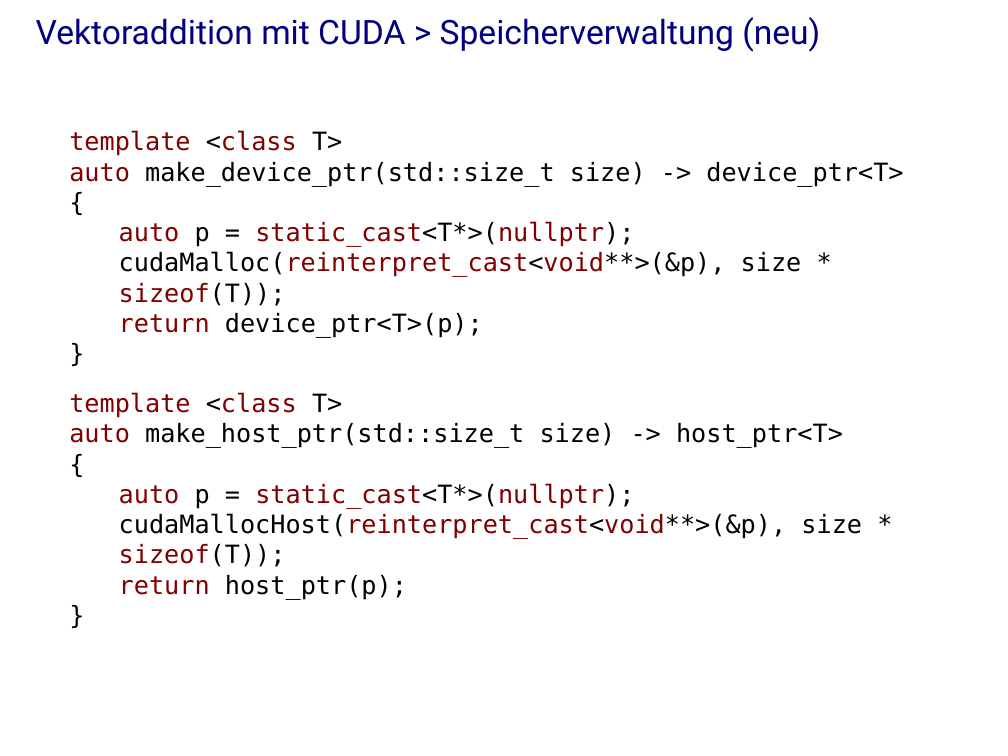
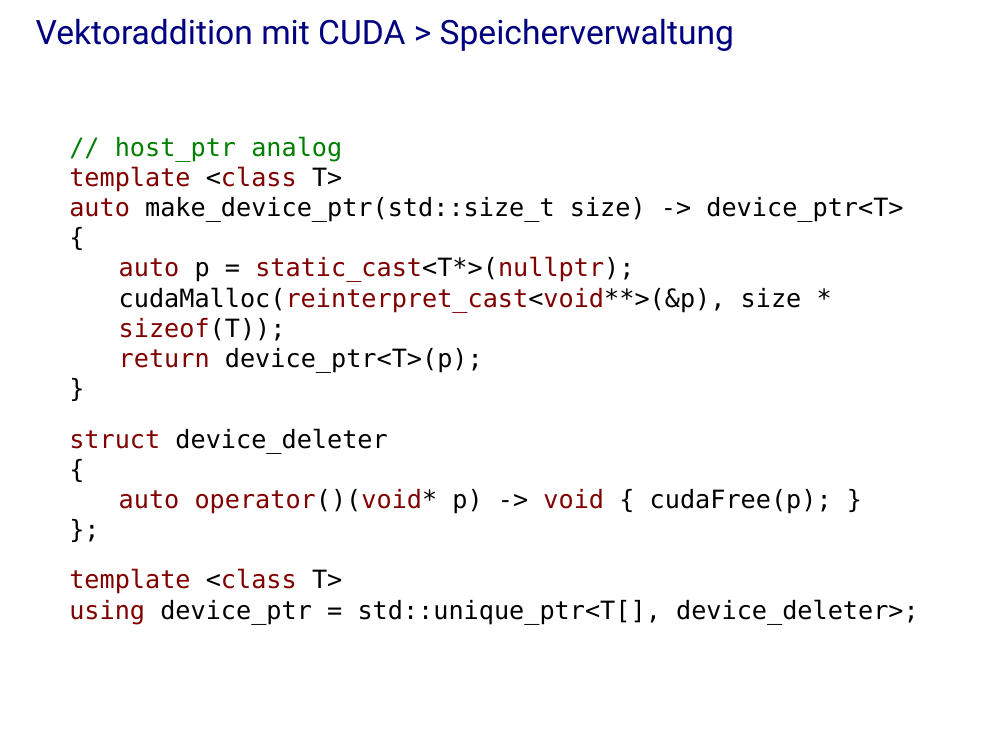
Before and after one commit to j-stephan/hs16, a slide deck: slide 27 of presentation/presentation.odp (slide 25 before the commit). Drawn at 1008x756 pixels with LibreOffice and Linux fonts; fonts in the diff are those of the drawing; background and template pictures are left out. Boxes give left, top, right and bottom in pixels: in the first picture for what was removed or moved away, otherwise in the second. Text is boxed around its words. In the diff, an @@ line names an element or a change of style, - is before the commit and + after.

```diff
--- a/presentation/presentation.odp
+++ b/presentation/presentation.odp
@@ title at (x1=36, y1=18, x2=734, y2=51): text changed @@
-Vektoraddition mit CUDA > Speicherverwaltung (neu)
+Vektoraddition mit CUDA > Speicherverwaltung
@@ text at (x1=115, y1=136, x2=342, y2=162): paragraph added @@
+// host_ptr analog
@@ text at (x1=69, y1=428, x2=832, y2=514): paragraphs added @@
+struct device_deleter
+{
+auto operator()(void* p) -> void { cudaFree(p); }
+};
@@ text at (x1=69, y1=599, x2=919, y2=625): text changed @@
-auto make_host_ptr(std::size_t size) -> host_ptr<T>
-{
-auto p = static_cast<T*>(nullptr);
-cudaMallocHost(reinterpret_cast<void**>(&p), size * sizeof(T));
-return host_ptr(p);
-}
+using device_ptr = std::unique_ptr<T[], device_deleter>;
```
Also in this commit, not shown: 19 other slides changed, 13 slides added, 9 slides removed, 1 other file.
